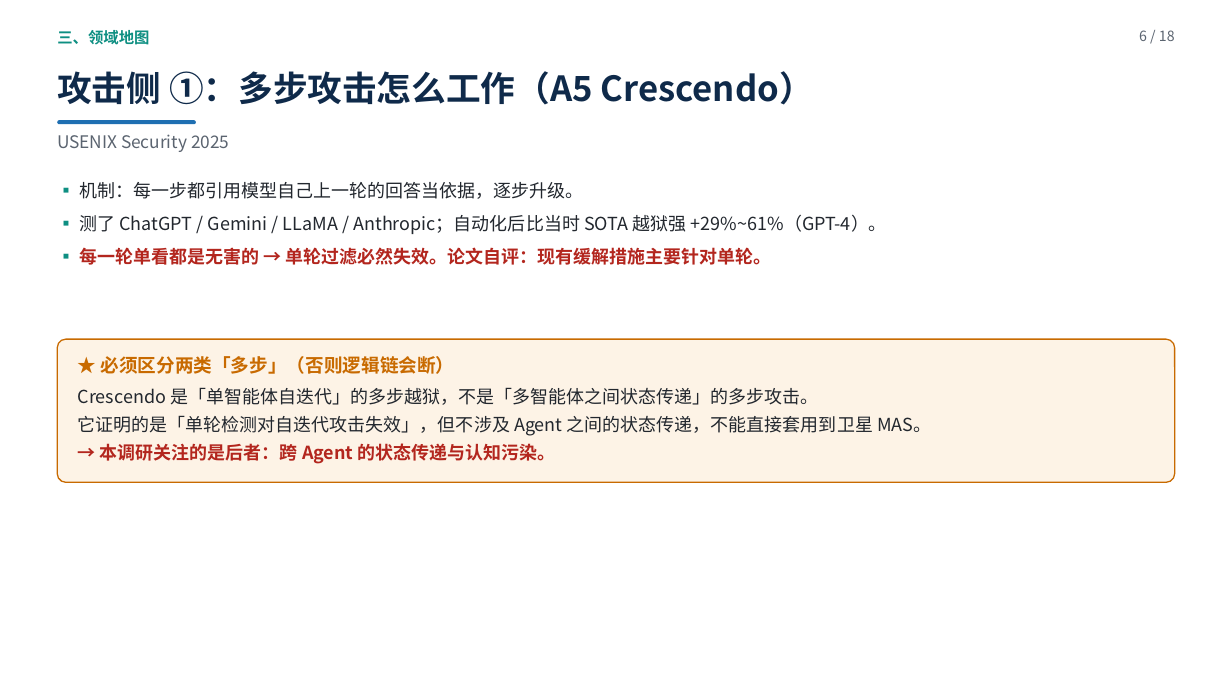
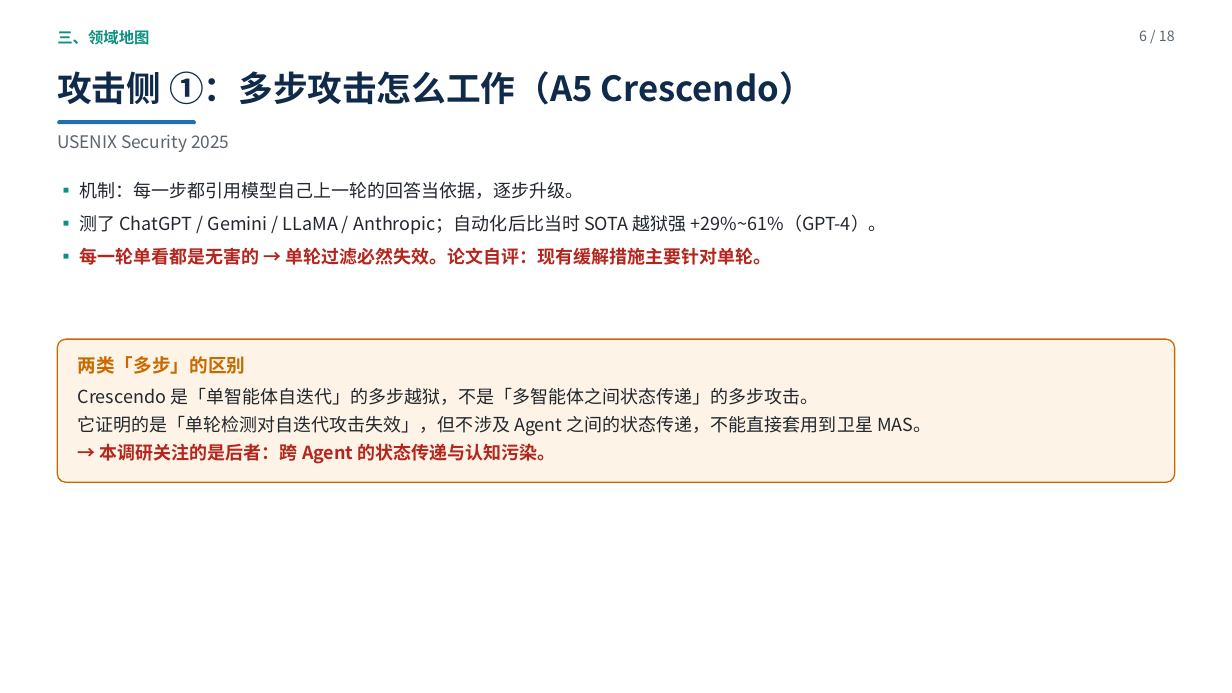
Before and after one commit to yiiiiiii1/multi-agent-remote-sensing, a slide deck: slide 6 of 阶段2-卫星多智能体防御/presentations/新方向调研汇报.pptx. Drawn at 1232x693 pixels with LibreOffice and Linux fonts; fonts in the diff are those of the drawing. Boxes give left, top, right and bottom in pixels: in the first picture for what was removed or moved away, otherwise in the second. Text is boxed around its words. In the diff, an @@ line names an element or a change of style, - is before the commit and + after.

```diff
--- a/阶段2-卫星多智能体防御/presentations/新方向调研汇报.pptx
+++ b/阶段2-卫星多智能体防御/presentations/新方向调研汇报.pptx
@@ text at <box>78,356,246,374</box>: text changed @@
-★ 必须区分两类「多步」（否则逻辑链会断）
+两类「多步」的区别
```
Also in this commit, not shown: 13 other slides changed, 2 other files.
